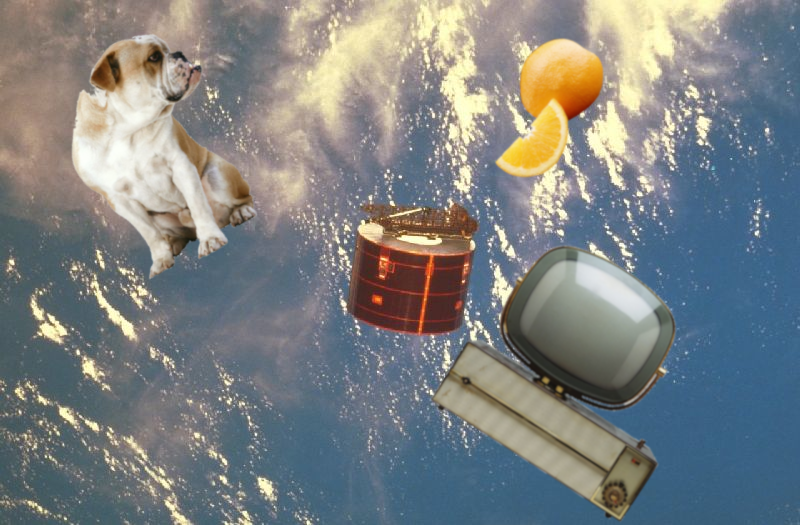
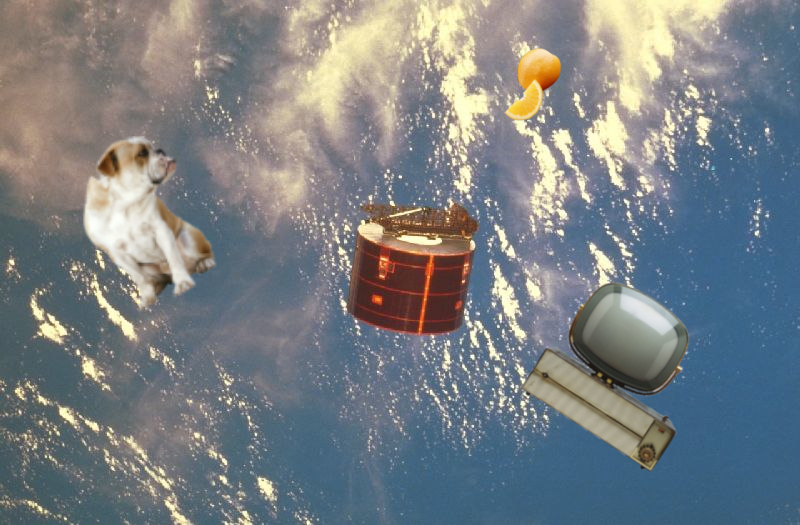
Comparing the layer stacks of the two w=800, h=525 images. Changes:
painted on "pomarańcze" over [494, 37, 605, 179]
painted on "pies" over [71, 33, 258, 313]
painted on "telewizor" over [429, 244, 690, 523]
